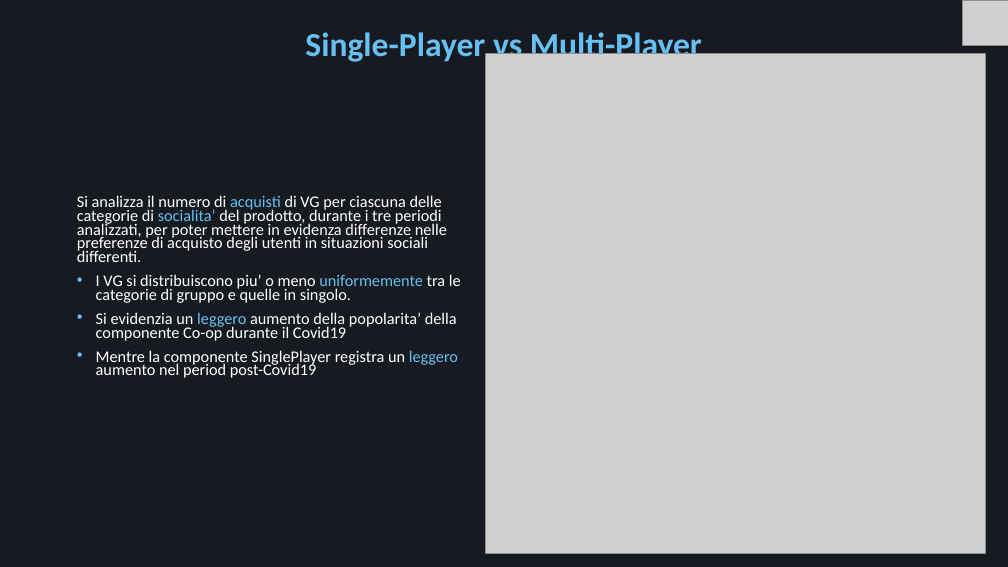
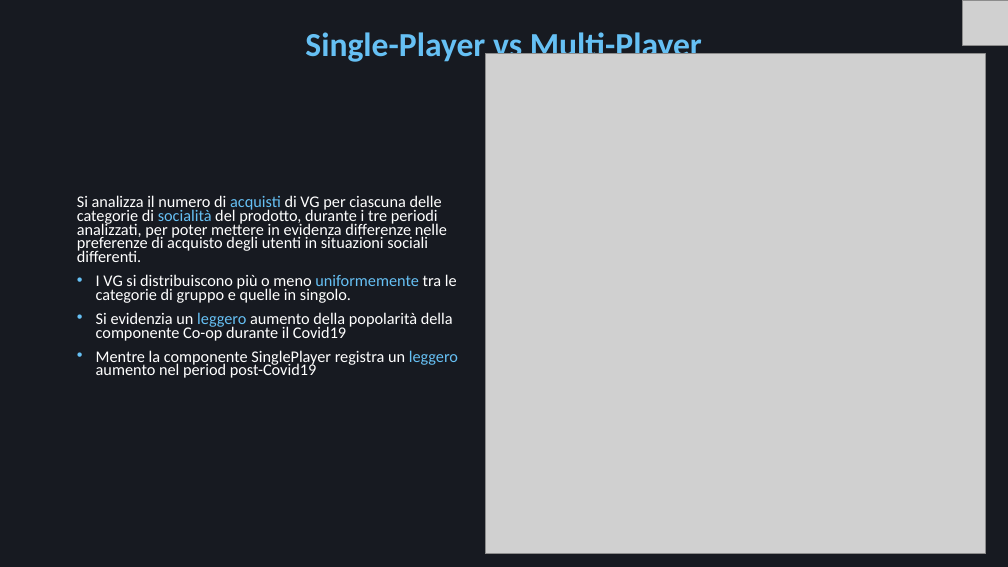
Before and after one commit to Mora11231/VisualizzazioneScientifica, a slide deck: slide 10 of Steam.pptx. Drawn at 1008x567 pixels with LibreOffice and Linux fonts; fonts in the diff are those of the drawing; grey boxes stand for pictures. Boxes give left, top, right and bottom in pixels: in the first picture for what was removed or moved away, otherwise in the second. Text is boxed around its words. In the diff, an @@ line names an element or a change of style, - is before the commit and + after.

```diff
--- a/Steam.pptx
+++ b/Steam.pptx
@@ text at (77, 195, 457, 341): text changed @@
-Si analizza il numero di acquisti di VG per ciascuna delle categorie di socialita’ del prodotto, durante i tre periodi analizzati, per poter mettere in evidenza differenze nelle preferenze di acquisto degli utenti in situazioni sociali differenti.
-• I VG si distribuiscono piu’ o meno uniformemente tra le categorie di gruppo e quelle in singolo.
-• Si evidenzia un leggero aumento della popolarita’ della componente Co-op durante il Covid19
+Si analizza il numero di acquisti di VG per ciascuna delle categorie di socialità del prodotto, durante i tre periodi analizzati, per poter mettere in evidenza differenze nelle preferenze di acquisto degli utenti in situazioni sociali differenti.
+• I VG si distribuiscono più o meno uniformemente tra le categorie di gruppo e quelle in singolo.
+• Si evidenzia un leggero aumento della popolarità della componente Co-op durante il Covid19
```
Also in this commit, not shown: 11 other slides changed.
